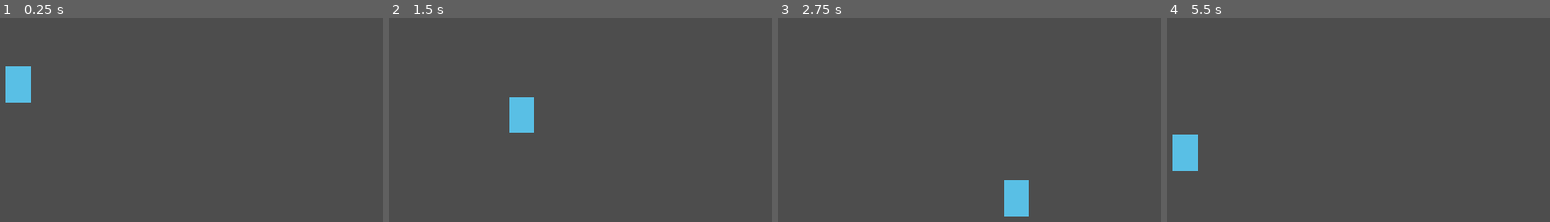
Above: before the commit, frames 1-4 (left to right).
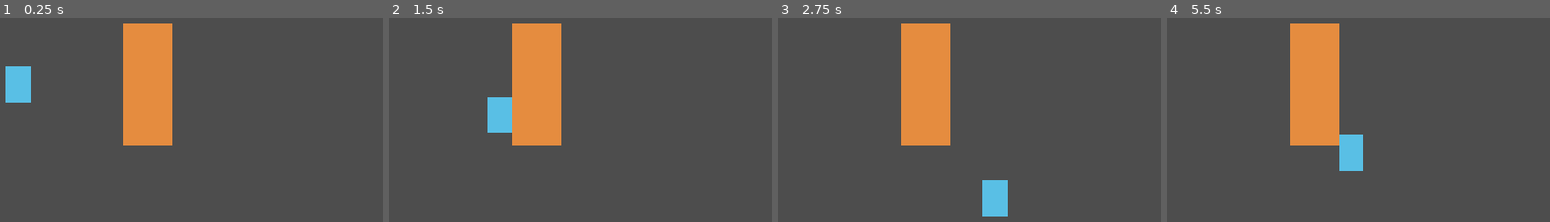
Above: after the commit, the same moments.

Repository: Cytrance/Jeweler
Game: Godot game, scene res://scenes/main.tscn
Same seed, same stepped clock (60 frames per second), same inputs: the game is played once before the commit and once after it.
Inputs:
- Up to frame 1 (0.25 s): no input
- Up to frame 2 (1.5 s): tap Enter at 0.5 s; hold D (move_right) 0.53-1.28 s; hold S (move_down) from 1.28 s (still down)
- Up to frame 3 (2.75 s): release S (move_down) at 2.03 s; hold D (move_right) from 2.03 s (still down)
- Up to frame 4 (5.5 s): release D (move_right) at 2.78 s; hold W (move_up) 2.78-3.53 s; hold A (move_left) 3.53-5.03 s; hold S (move_down) from 5.03 s (still down)

The runs differ from the first frame. In frame 1, 7.7% of the frame differs, in the area x 32-45%, y 2-63%; in frame 2, 8.7%; in frame 3, 9.7%; in frame 4, 10%, in the area x 1-52%, y 2-75%.

Commit message:
Add player collision with one visible obstacle

Diff:
--- a/jewel-rpg/scenes/main.tscn
+++ b/jewel-rpg/scenes/main.tscn
@@ -1,11 +1,33 @@
-[gd_scene load_steps=2 format=3]
+[gd_scene load_steps=4 format=3]
 
 [ext_resource type="Script" path="res://scripts/player.gd" id="1_player"]
 
+[sub_resource type="RectangleShape2D" id="Rectangle_player"]
+size = Vector2(32, 48)
+
+[sub_resource type="RectangleShape2D" id="Rectangle_obstacle"]
+size = Vector2(64, 160)
+
 [node name="Main" type="Node2D"]
 
-[node name="PlayerPlaceholder" type="Polygon2D" parent="."]
+[node name="PlayerPlaceholder" type="CharacterBody2D" parent="."]
 position = Vector2(480, 270)
+motion_mode = 1
+script = ExtResource("1_player")
+
+[node name="Visual" type="Polygon2D" parent="PlayerPlaceholder"]
 polygon = PackedVector2Array(-16, -24, 16, -24, 16, 24, -16, 24)
 color = Color(0.35, 0.75, 0.9, 1)
-script = ExtResource("1_player")
+
+[node name="CollisionShape2D" type="CollisionShape2D" parent="PlayerPlaceholder"]
+shape = SubResource("Rectangle_player")
+
+[node name="Obstacle" type="StaticBody2D" parent="."]
+position = Vector2(650, 270)
+
+[node name="Visual" type="Polygon2D" parent="Obstacle"]
+polygon = PackedVector2Array(-32, -80, 32, -80, 32, 80, -32, 80)
+color = Color(0.9, 0.55, 0.25, 1)
+
+[node name="CollisionShape2D" type="CollisionShape2D" parent="Obstacle"]
+shape = SubResource("Rectangle_obstacle")
--- a/jewel-rpg/scripts/player.gd
+++ b/jewel-rpg/scripts/player.gd
@@ -1,10 +1,12 @@
-extends Polygon2D
+extends CharacterBody2D
 
 # Movement speed in pixels per second; adjustable in the Inspector.
 @export var speed: float = 200.0
 
 
-func _physics_process(delta: float) -> void:
+func _physics_process(_delta: float) -> void:
 	# get_vector limits diagonal input to the same speed as straight input.
 	var direction := Input.get_vector("move_left", "move_right", "move_up", "move_down")
-	position += direction * speed * delta
+	velocity = direction * speed
+	# move_and_slide applies the physics timestep and handles solid obstacles.
+	move_and_slide()
--- a/jewel-rpg/tests/verify_movement.gd
+++ b/jewel-rpg/tests/verify_movement.gd
@@ -1,8 +1,10 @@
 extends SceneTree
 
 var failures := 0
+var checks := 0
 
 func check(ok: bool, label: String) -> void:
+	checks += 1
 	if ok:
 		print("PASS: ", label)
 	else:
@@ -10,36 +12,44 @@
 		failures += 1
 
 func _initialize() -> void:
+	_run.call_deferred()
+
+# Wait for actual engine physics updates, then observe their completed movement.
+func frames(count: int) -> void:
+	for index in count:
+		await physics_frame
+		await process_frame
+
+func _run() -> void:
 	var scene = load("res://scenes/main.tscn").instantiate()
+	root.add_child(scene)
 	var player = scene.get_node("PlayerPlaceholder")
-	var start: Vector2 = player.position
-	player._physics_process(0.5)
+	await frames(2)
+	# Keep basic movement checks far from the obstacle.
+	var start := Vector2(200, 200)
+	player.position = start
+	await frames(15)
 	check(player.position.is_equal_approx(start), "idle remains still")
 	var cases := {"move_left": Vector2.LEFT, "move_right": Vector2.RIGHT, "move_up": Vector2.UP, "move_down": Vector2.DOWN}
+	var duration := 30.0 / Engine.physics_ticks_per_second
 	for action in cases:
 		player.position = start
 		Input.action_press(action)
-		player._physics_process(0.5)
-		check((player.position - start).is_equal_approx(cases[action] * player.speed * 0.5), action + " direction and pixels/second")
+		await frames(30)
+		check((player.position - start).distance_to(cases[action] * player.speed * duration) < 0.1, action + " direction and pixels/second")
 		Input.action_release(action)
 		var stopped: Vector2 = player.position
-		player._physics_process(0.5)
+		await frames(5)
 		check(player.position.is_equal_approx(stopped), action + " release stops")
 	player.position = start
 	Input.action_press("move_right")
 	Input.action_press("move_down")
-	player._physics_process(0.5)
+	await frames(30)
 	var diagonal: Vector2 = player.position - start
-	check(is_equal_approx(diagonal.length(), player.speed * 0.5), "diagonal distance equals straight distance")
+	check(absf(diagonal.length() - player.speed * duration) < 0.1, "diagonal distance equals straight distance")
 	check(diagonal.x > 0 and diagonal.y > 0 and is_equal_approx(diagonal.x, diagonal.y), "diagonal direction")
 	Input.action_release("move_right")
 	Input.action_release("move_down")
-	player.position = start
-	Input.action_press("move_right")
-	player._physics_process(0.25)
-	player._physics_process(0.25)
-	check((player.position - start).is_equal_approx(Vector2.RIGHT * player.speed * 0.5), "split delta gives same distance")
-	Input.action_release("move_right")
 	var bindings := {"move_left": [KEY_A, KEY_LEFT], "move_right": [KEY_D, KEY_RIGHT], "move_up": [KEY_W, KEY_UP], "move_down": [KEY_S, KEY_DOWN]}
 	for action in bindings:
 		var physical := false
@@ -49,6 +59,31 @@
 				physical = physical or event.physical_keycode == bindings[action][0]
 				arrow = arrow or event.keycode == bindings[action][1]
 		check(physical and arrow, action + " physical WASD and arrow bindings")
-	scene.free()
-	print("Movement verification failures: ", failures)
+
+	# The obstacle spans x=618..682; the player's half-width is 16.
+	player.position = Vector2(480, 270)
+	Input.action_press("move_right")
+	await frames(90)
+	Input.action_release("move_right")
+	check(absf(player.position.x - 602.0) < 0.2 and absf(player.position.y - 270.0) < 0.1, "obstacle blocks approach from left")
+	var contact: Vector2 = player.position
+	Input.action_press("move_right")
+	Input.action_press("move_down")
+	await frames(20)
+	Input.action_release("move_right")
+	Input.action_release("move_down")
+	check(absf(player.position.x - contact.x) < 0.2 and player.position.y > contact.y + 40, "diagonal input slides along vertical edge")
+	var before_away: Vector2 = player.position
+	Input.action_press("move_left")
+	await frames(15)
+	Input.action_release("move_left")
+	check(player.position.x < before_away.x - 40, "player can move away from obstacle")
+	player.position = Vector2(800, 270)
+	Input.action_press("move_left")
+	await frames(90)
+	Input.action_release("move_left")
+	check(absf(player.position.x - 698.0) < 0.2 and absf(player.position.y - 270.0) < 0.1, "obstacle blocks approach from right")
+	scene.queue_free()
+	await process_frame
+	print("Verification checks: ", checks, "; failures: ", failures)
 	quit(1 if failures else 0)
Not shown, changed: README.md
Not shown, changed: docs/first-scene.md
Not shown, added: docs/player-collision.md
Not shown, changed: docs/player-movement.md
Not shown, changed: docs/roadmap.md
